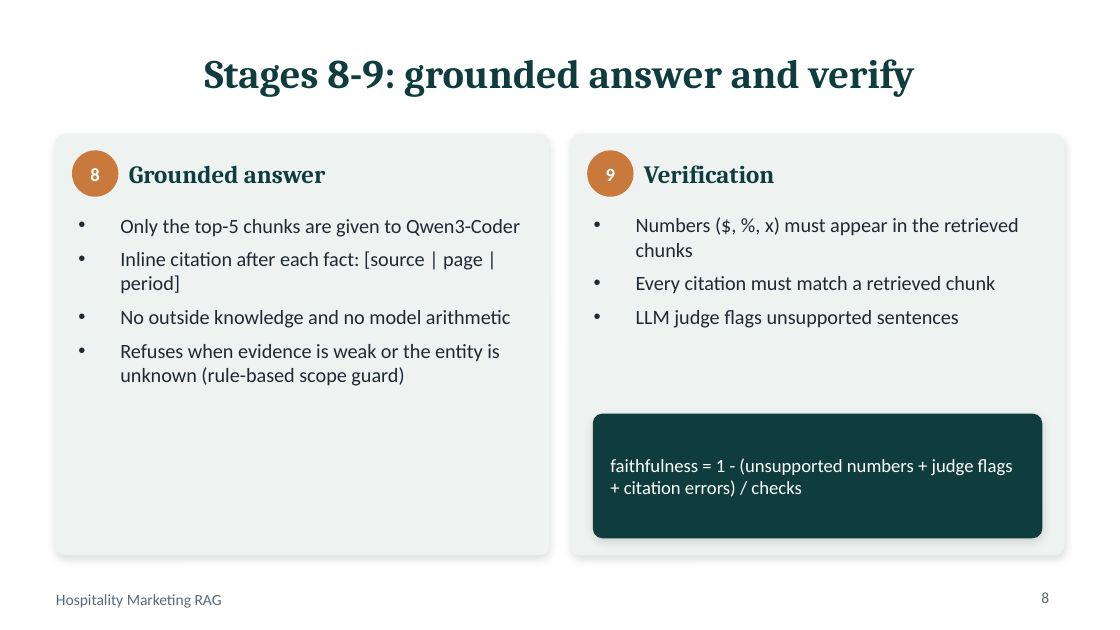
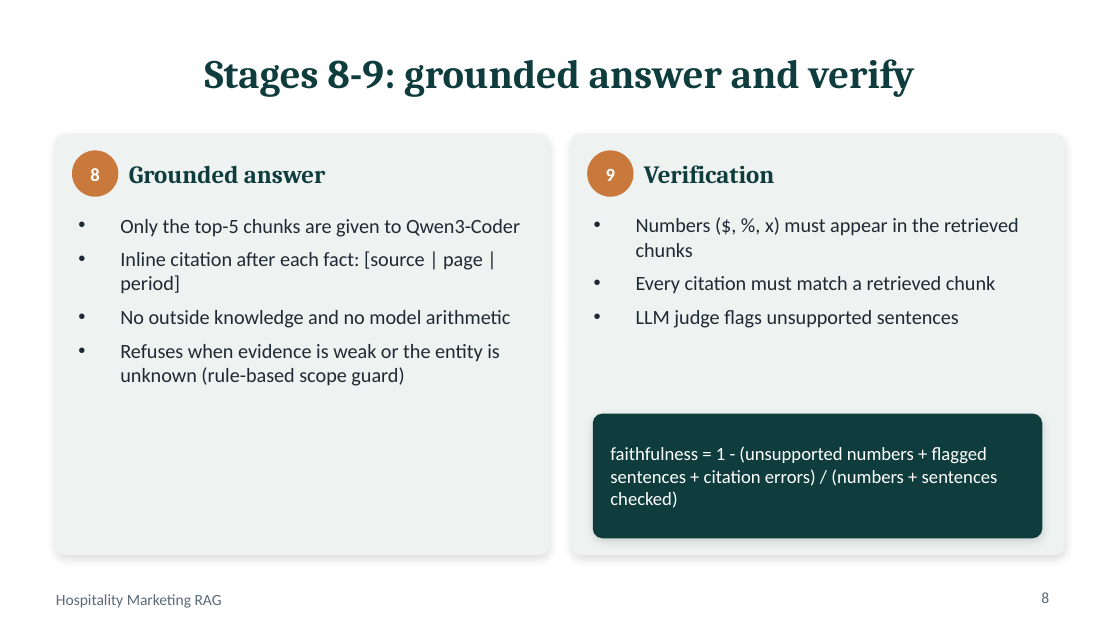
Before and after one commit to ramakrishnakandipati/RAG_Agent, a slide deck: slide 8 of hosiptality_marketing_rag/presentation/Hospitality_RAG_Presentation.pptx. Drawn at 1120x630 pixels with LibreOffice and Linux fonts; fonts in the diff are those of the drawing. Boxes give left, top, right and bottom in pixels: in the first picture for what was removed or moved away, otherwise in the second. Text is boxed around its words. In the diff, an @@ line names an element or a change of style, - is before the commit and + after.

```diff
--- a/hosiptality_marketing_rag/presentation/Hospitality_RAG_Presentation.pptx
+++ b/hosiptality_marketing_rag/presentation/Hospitality_RAG_Presentation.pptx
@@ text at (610, 446, 998, 508): text changed @@
-faithfulness = 1 - (unsupported numbers + judge flags + citation errors) / checks
+faithfulness = 1 - (unsupported numbers + flagged sentences + citation errors) / (numbers + sentences checked)
```
Also in this commit, not shown: 3 other slides changed, 37 other files.
